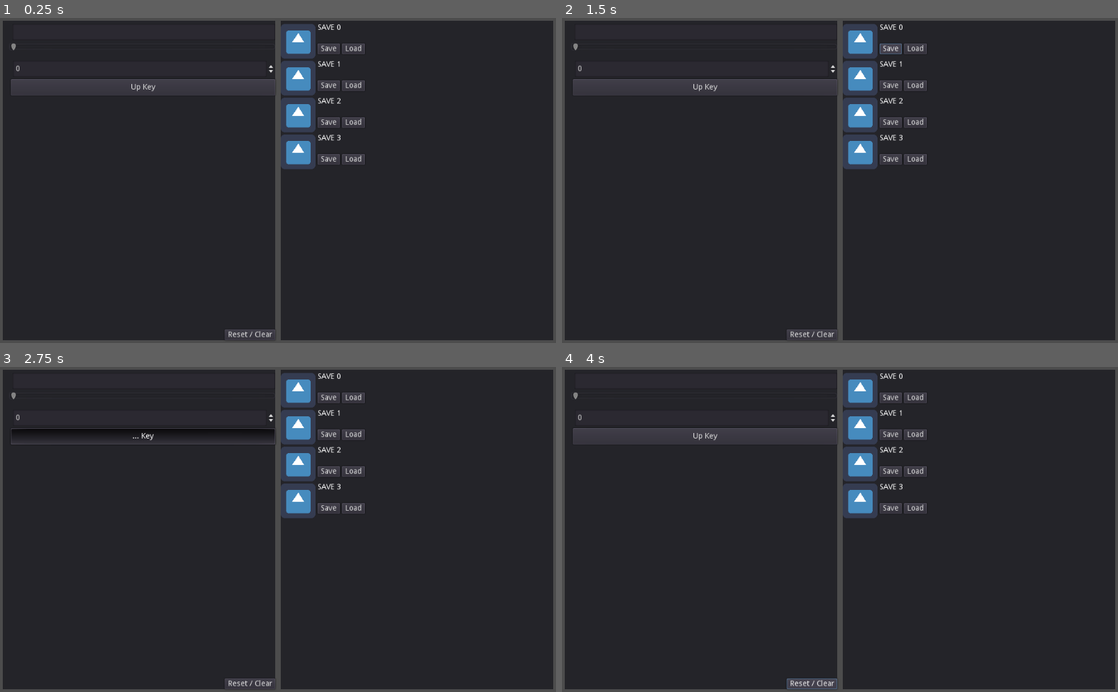
Above: before the commit, frames 1-4 (two rows, left to right).
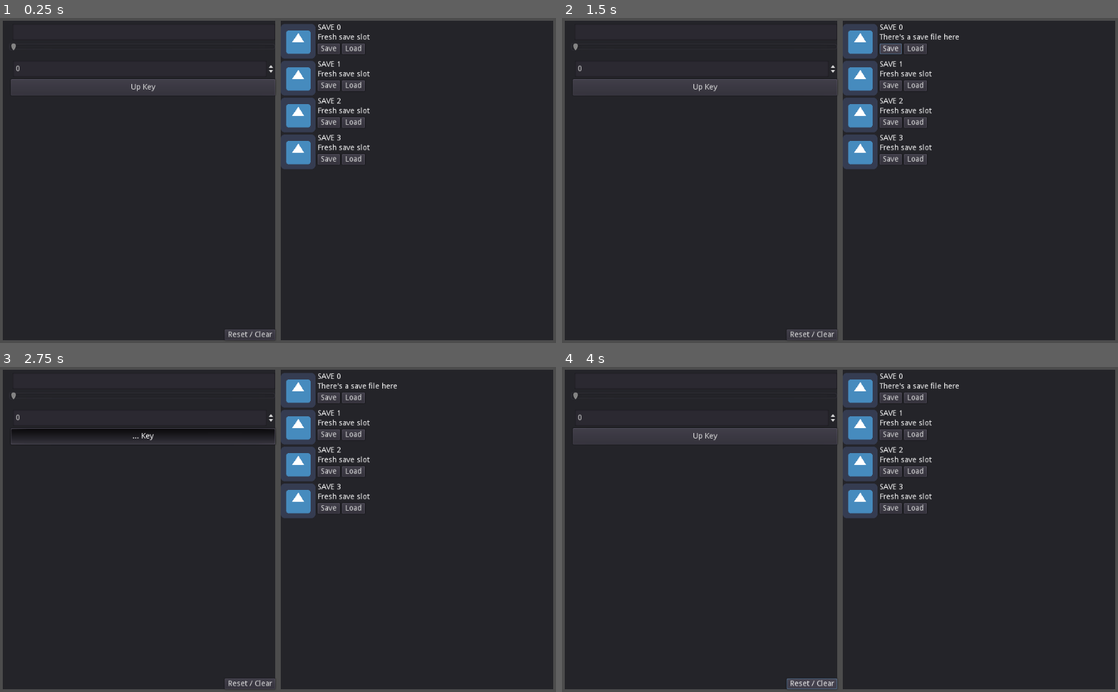
Above: after the commit, the same moments.

Repository: goodguyplayer/GodotStudy-SaveLoadTest
Game: Godot game, scene res://scenes/SaveLoad4Screens.tscn
Two runs of this game, one before a commit and one after it. Both use one fixed random seed, a clock stepped at 60 frames per second and the inputs below. The project has no main scene, so this scene is started directly. The engine's default icon, where the game draws it, is replaced by a stand-in: a white triangle on a blue panel in a dark square.
Inputs (mouse positions are in pixels of both pictures, inside the frame that each line leads up to):
- Up to frame 1 (0.25 s): no input
- Up to frame 2 (1.5 s): click (706, 31) at 0.52 s; type "Alex" at 0.6 s; click "Save" at 1.25 s
- Up to frame 3 (2.75 s): click "Up Key" at 2 s
- Up to frame 4 (4 s): click "... Key" at 2.75 s; click "Reset / Clear" at 3.5 s

The runs differ from the first frame. In frame 1, 0.3% of the frame differs, in the area x 57-67%, y 4-41%; in frame 2, 0.4%, in the area x 57-72%, y 4-41%; in frame 3, 0.4%; in frame 4, 0.4%.

Commit message:
SaveLoad4Screens - Fixed issue -- Save was being overwritten

Diff:
--- a/scripts/SaveSlot.gd
+++ b/scripts/SaveSlot.gd
@@ -24,9 +24,19 @@
 		dir.make_dir_recursive(SAVE_DIR)
 
 	var file = File.new()
-	var error = file.open(save_path, File.WRITE)
-	if error == OK:
+	if file.file_exists(save_path):
 		file.close()
+		var error = file.open(save_path, File.READ)
+		if error == OK:
+			if file.get_len() > 0:
+				status.text = "There's a save file here"
+			else:
+				status.text = "Fresh save slot"
+	else:
+		var error = file.open(save_path, File.WRITE)
+		if error == OK:
+			status.text = "Fresh save slot"
+			file.close()
 
 
 func _on_Save_pressed():
@@ -38,6 +48,7 @@
 	var error = file.open(save_path, File.WRITE)
 	if error == OK:
 		file.store_var(data.get_current_data())
+		status.text = "There's a save file here"
 		file.close()
 
 
